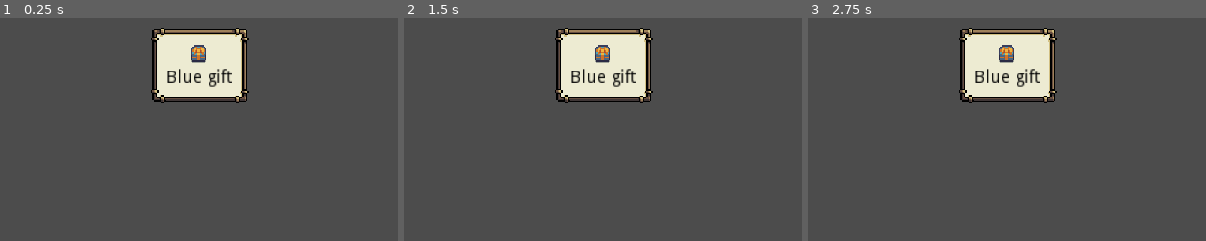
Above: before the commit, frames 1-3 (left to right).
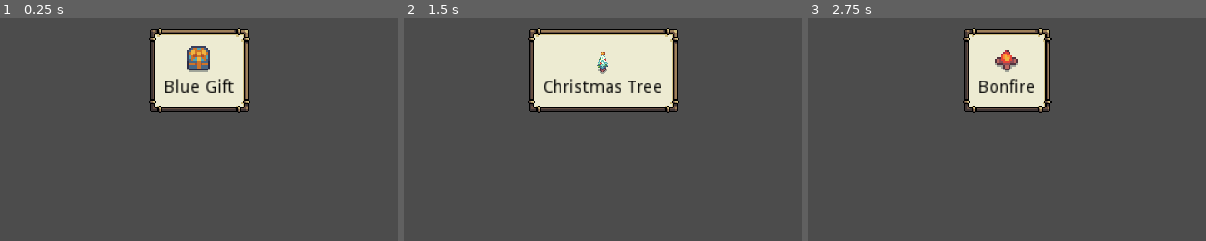
Above: after the commit, the same moments.

Repository: IvessJohn/godot-SantasPresentFactory
Game: Godot game, scene res://source/level/TestLevel.tscn
The game is run twice, just before and just after one commit, with the same random seed, the same clock (stepped at 60 frames per second) and the same inputs.
Inputs (mouse positions are % of the whole screen's width and height, from its top left):
- Up to frame 1 (0.25 s): no input
- Up to frame 2 (1.5 s): click (93, 40) at 0.5 s; click (93, 48) at 1.25 s
- Up to frame 3 (2.75 s): click (93, 56) at 2 s
The pictures show only the part of the screen within x 25-75%, y 0-50%; the shares and areas given below are measured in that part.

The runs differ from the first frame. In frame 1, 4.2% of the frame differs, in the area x 37-63%, y 4-43%; in frame 2, 8.5%, in the area x 31-70%, y 4-43%; in frame 3, 4.2%.

Commit message:
Started implementing AnimationTree

Diff:
--- a/source/UI/LevelUI.tscn
+++ b/source/UI/LevelUI.tscn
@@ -8,6 +8,7 @@
 [ext_resource path="res://source/resources/PlaceableObjects/Props/Bonfire.tres" type="Resource" id=6]
 [ext_resource path="res://source/UI/ui_resources/defaultTheme.tres" type="Theme" id=7]
 [ext_resource path="res://assets/art/Fantasy RPG snow pack/Objects/100%/Gift_blue_1.png" type="Texture" id=8]
+[ext_resource path="res://source/UI/SelectedItem.gd" type="Script" id=9]
 
 [node name="LevelUI" type="Control"]
 anchor_right = 1.0
@@ -46,34 +47,36 @@
 margin_left = 281.0
 margin_top = 8.0
 margin_right = 359.0
-margin_bottom = 68.0
+margin_bottom = 76.0
 mouse_filter = 2
 size_flags_horizontal = 4
 size_flags_vertical = 0
 theme = ExtResource( 7 )
+script = ExtResource( 9 )
 
 [node name="VBoxContainer" type="VBoxContainer" parent="MarginContainer/SelectedItem"]
 margin_left = 12.0
 margin_top = 13.0
 margin_right = 65.0
-margin_bottom = 47.0
+margin_bottom = 55.0
 size_flags_horizontal = 4
 size_flags_vertical = 0
 
 [node name="ItemIcon" type="TextureRect" parent="MarginContainer/SelectedItem/VBoxContainer"]
-margin_left = 18.0
-margin_right = 34.0
-margin_bottom = 16.0
-rect_min_size = Vector2( 12, 12 )
+margin_left = 14.0
+margin_right = 38.0
+margin_bottom = 24.0
+rect_min_size = Vector2( 24, 24 )
 size_flags_horizontal = 4
 size_flags_vertical = 4
 texture = ExtResource( 8 )
+expand = true
 stretch_mode = 6
 
-[node name="itemLabel" type="Label" parent="MarginContainer/SelectedItem/VBoxContainer"]
-margin_top = 20.0
+[node name="ItemLabel" type="Label" parent="MarginContainer/SelectedItem/VBoxContainer"]
+margin_top = 28.0
 margin_right = 53.0
-margin_bottom = 34.0
+margin_bottom = 42.0
 custom_colors/font_color = Color( 0, 0, 0, 1 )
 text = "Blue gift"
 
@@ -107,3 +110,4 @@
 tile_resources = [ ExtResource( 3 ), ExtResource( 2 ), ExtResource( 6 ), null, null, null, null, null ]
 
 [connection signal="tile_chosen" from="MarginContainer/TileContainer/ScrollContainer/TileVerticalList" to="." method="_on_TileVerticalList_tile_chosen"]
+[connection signal="tile_chosen" from="MarginContainer/TileContainer/ScrollContainer/TileVerticalList" to="MarginContainer/SelectedItem" method="_on_TileVerticalList_tile_chosen"]
--- /dev/null
+++ b/source/UI/SelectedItem.gd
@@ -0,0 +1,17 @@
+extends PanelContainer
+
+var _selected_resource: PlaceableObjectResource
+
+onready var itemIcon = $VBoxContainer/ItemIcon
+onready var itemLabel = $VBoxContainer/ItemLabel
+
+
+func _update_selected_object(value):
+	if _selected_resource != value:
+		_selected_resource = value
+		itemIcon.texture = _selected_resource.ui_icon
+		itemLabel.text = _selected_resource.name
+
+
+func _on_TileVerticalList_tile_chosen(tile_resource):
+	_update_selected_object(tile_resource)
--- a/source/actors/ActorBase.gd
+++ b/source/actors/ActorBase.gd
@@ -5,6 +5,8 @@
 
 var velocity := Vector2.ZERO
 
+onready var animTree = $AnimationTree
+
 
 func _move():
 	velocity = move_and_slide(velocity)
--- a/source/actors/ActorBase.tscn
+++ b/source/actors/ActorBase.tscn
@@ -29,9 +29,52 @@
 [sub_resource type="Animation" id=10]
 resource_name = "move_up"
 
+[sub_resource type="AnimationNodeAnimation" id=16]
+animation = "idle_down"
+
+[sub_resource type="AnimationNodeAnimation" id=17]
+animation = "idle_up"
+
+[sub_resource type="AnimationNodeAnimation" id=18]
+animation = "idle_right"
+
+[sub_resource type="AnimationNodeAnimation" id=19]
+animation = "idle_left"
+
 [sub_resource type="AnimationNodeBlendSpace2D" id=11]
+blend_point_0/node = SubResource( 16 )
+blend_point_0/pos = Vector2( 0, 1 )
+blend_point_1/node = SubResource( 17 )
+blend_point_1/pos = Vector2( 0, -1 )
+blend_point_2/node = SubResource( 18 )
+blend_point_2/pos = Vector2( 1, 0 )
+blend_point_3/node = SubResource( 19 )
+blend_point_3/pos = Vector2( -1, 0 )
+blend_mode = 1
+
+[sub_resource type="AnimationNodeAnimation" id=20]
+animation = "move_down"
+
+[sub_resource type="AnimationNodeAnimation" id=21]
+animation = "move_up"
+
+[sub_resource type="AnimationNodeAnimation" id=22]
+animation = "move_right"
+
+[sub_resource type="AnimationNodeAnimation" id=23]
+animation = "move_left"
 
 [sub_resource type="AnimationNodeBlendSpace2D" id=12]
+blend_point_0/node = SubResource( 20 )
+blend_point_0/pos = Vector2( 0, 1 )
+blend_point_1/node = SubResource( 21 )
+blend_point_1/pos = Vector2( 0, -1 )
+blend_point_2/node = SubResource( 22 )
+blend_point_2/pos = Vector2( 1, 0 )
+blend_point_3/node = SubResource( 23 )
+blend_point_3/pos = Vector2( -1, 0 )
+y_label = "x"
+blend_mode = 1
 
 [sub_resource type="AnimationNodeStateMachineTransition" id=13]
 
@@ -43,6 +86,7 @@
 states/move/node = SubResource( 12 )
 states/move/position = Vector2( 542, 95 )
 transitions = [ "idle", "move", SubResource( 13 ), "move", "idle", SubResource( 14 ) ]
+graph_offset = Vector2( -159, -18 )
 
 [sub_resource type="AnimationNodeStateMachinePlayback" id=15]
 
--- /dev/null
+++ b/source/actors/ElfNPC.tscn
@@ -0,0 +1,10 @@
+[gd_scene load_steps=3 format=2]
+
+[ext_resource path="res://source/actors/WanderingNPC.tscn" type="PackedScene" id=1]
+
+[sub_resource type="AnimationNodeStateMachinePlayback" id=1]
+
+[node name="ElfNPC" instance=ExtResource( 1 )]
+
+[node name="AnimationTree" parent="." index="3"]
+parameters/playback = SubResource( 1 )
--- a/source/actors/WanderingNPC.gd
+++ b/source/actors/WanderingNPC.gd
@@ -21,6 +21,10 @@
 func should_idle() -> bool:
 	return (wanderTimer.is_stopped() or wanderRayCast.is_colliding())
 
+func _physics_process(delta):
+	#Update AnimationTree for showing proper animations
+	animTree.set("parameters/Idle/blend_position", wander_direction)
+	animTree.set("parameters/Move/blend_position", wander_direction)
 
 func get_wanderTimer_new_duration() -> float:
 	return rand_range(wander_time["min"], wander_time["max"])
--- a/source/actors/WanderingNPC.tscn
+++ b/source/actors/WanderingNPC.tscn
@@ -1,9 +1,33 @@
-[gd_scene load_steps=6 format=2]
+[gd_scene load_steps=14 format=2]
 
 [ext_resource path="res://source/actors/ActorBase.tscn" type="PackedScene" id=1]
 [ext_resource path="res://assets/art/Fantasy RPG snow pack/Characters/100%/Elf_01_idle (16x24).png" type="Texture" id=2]
 [ext_resource path="res://source/actors/WanderingNPC.gd" type="Script" id=3]
 [ext_resource path="res://source/actors/WanderingNPCStateMachine.gd" type="Script" id=4]
+
+[sub_resource type="Animation" id=2]
+resource_name = "idle_down"
+
+[sub_resource type="Animation" id=3]
+resource_name = "idle_left"
+
+[sub_resource type="Animation" id=4]
+resource_name = "idle_right"
+
+[sub_resource type="Animation" id=5]
+resource_name = "idle_up"
+
+[sub_resource type="Animation" id=6]
+resource_name = "move_down"
+
+[sub_resource type="Animation" id=7]
+resource_name = "move_left"
+
+[sub_resource type="Animation" id=8]
+resource_name = "move_right"
+
+[sub_resource type="Animation" id=9]
+resource_name = "move_up"
 
 [sub_resource type="AnimationNodeStateMachinePlayback" id=1]
 
@@ -16,8 +40,19 @@
 hframes = 4
 vframes = 4
 
+[node name="AnimationPlayer" parent="." index="2"]
+anims/idle_down = SubResource( 2 )
+anims/idle_left = SubResource( 3 )
+anims/idle_right = SubResource( 4 )
+anims/idle_up = SubResource( 5 )
+anims/move_down = SubResource( 6 )
+anims/move_left = SubResource( 7 )
+anims/move_right = SubResource( 8 )
+anims/move_up = SubResource( 9 )
+
 [node name="AnimationTree" parent="." index="3"]
 parameters/playback = SubResource( 1 )
+parameters/idle/blend_position = Vector2( -0.0031696, 0.965318 )
 
 [node name="WanderingNPCStateMachine" type="Node" parent="." index="4"]
 script = ExtResource( 4 )
Not shown: 1 places in source/UI/LevelUI.tscn that only renumber resources
Not shown: 1 places in source/actors/ActorBase.tscn that only renumber resources
